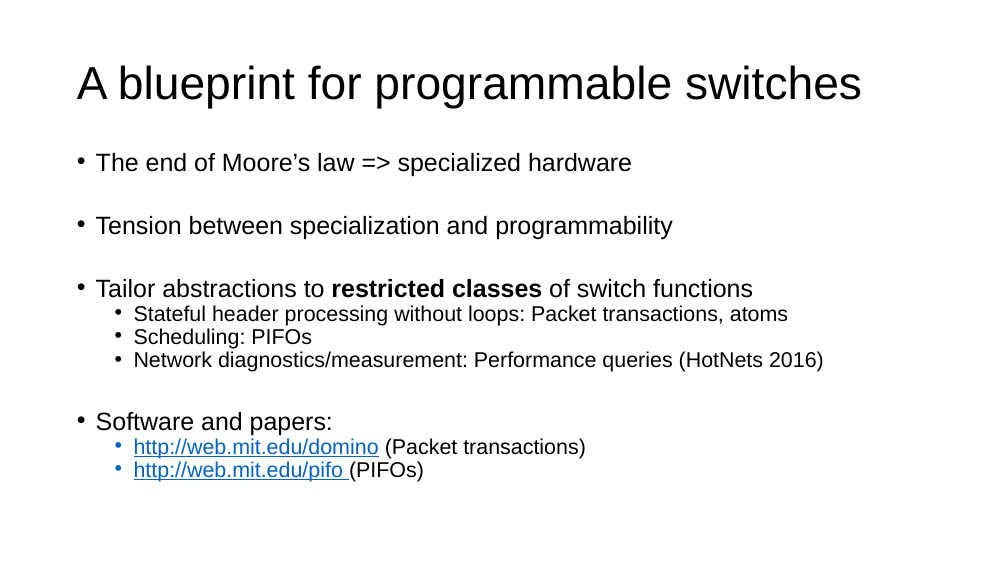
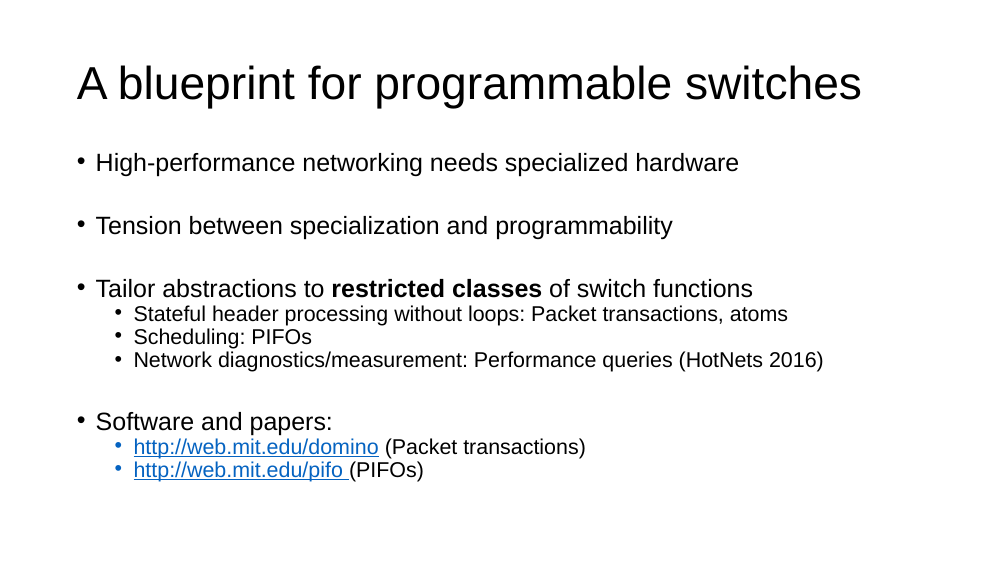
Before and after one commit to anirudhSK/pifo-domino-marple-ppts, a slide deck: slide 47 of combined_domino_pifo.pptx (slide 46 before the commit). Drawn at 1008x567 pixels with LibreOffice and Linux fonts; fonts in the diff are those of the drawing. Boxes give left, top, right and bottom in pixels: in the first picture for what was removed or moved away, otherwise in the second. Text is boxed around its words. In the diff, an @@ line names an element or a change of style, - is before the commit and + after.

```diff
--- a/combined_domino_pifo.pptx
+++ b/combined_domino_pifo.pptx
@@ text at (x1=96, y1=153, x2=739, y2=177): text changed @@
-• The end of Moore’s law => specialized hardware
+• High-performance networking needs specialized hardware
```
Also in this commit, not shown: 7 other slides changed, 1 slide added.
